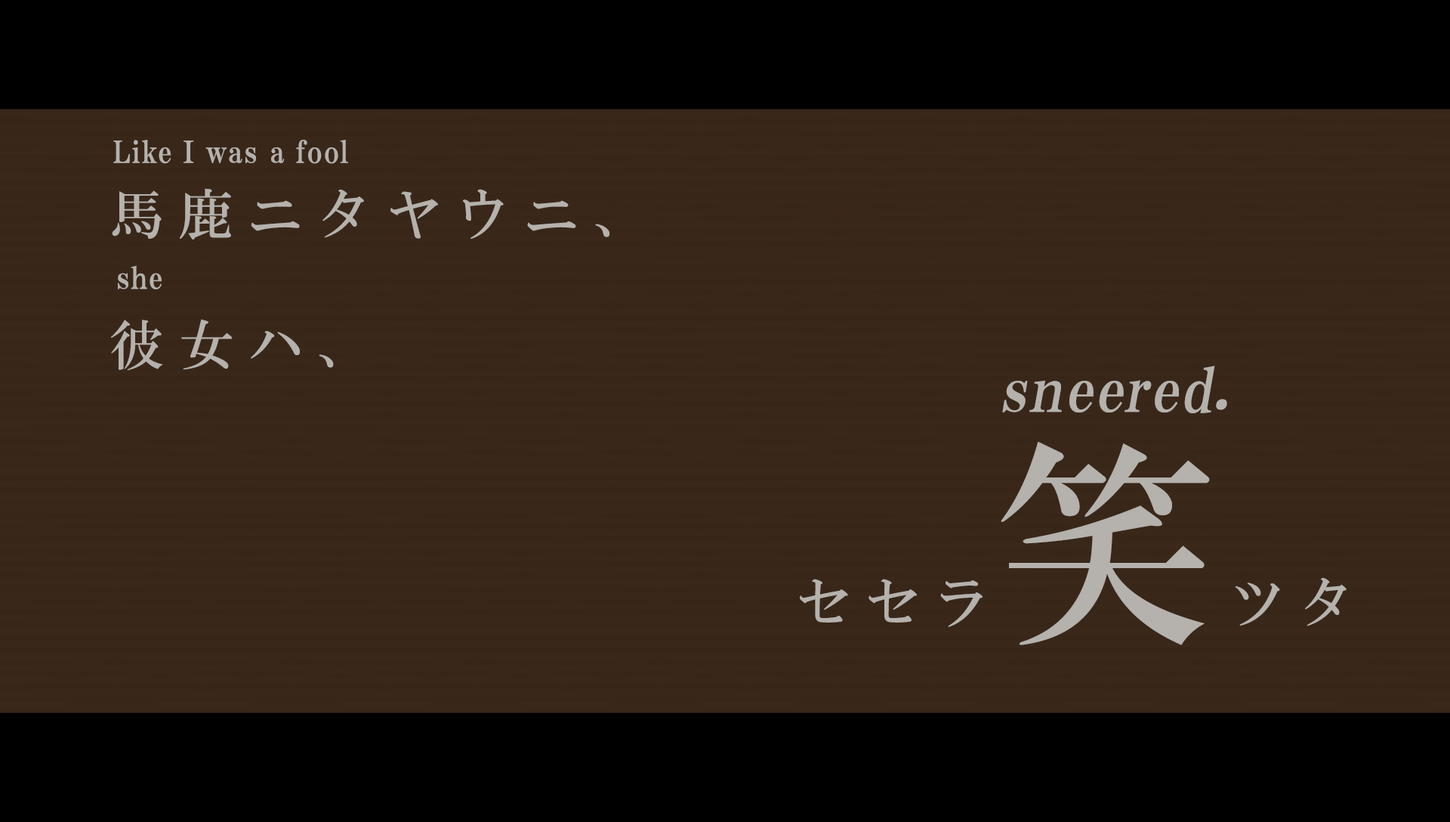
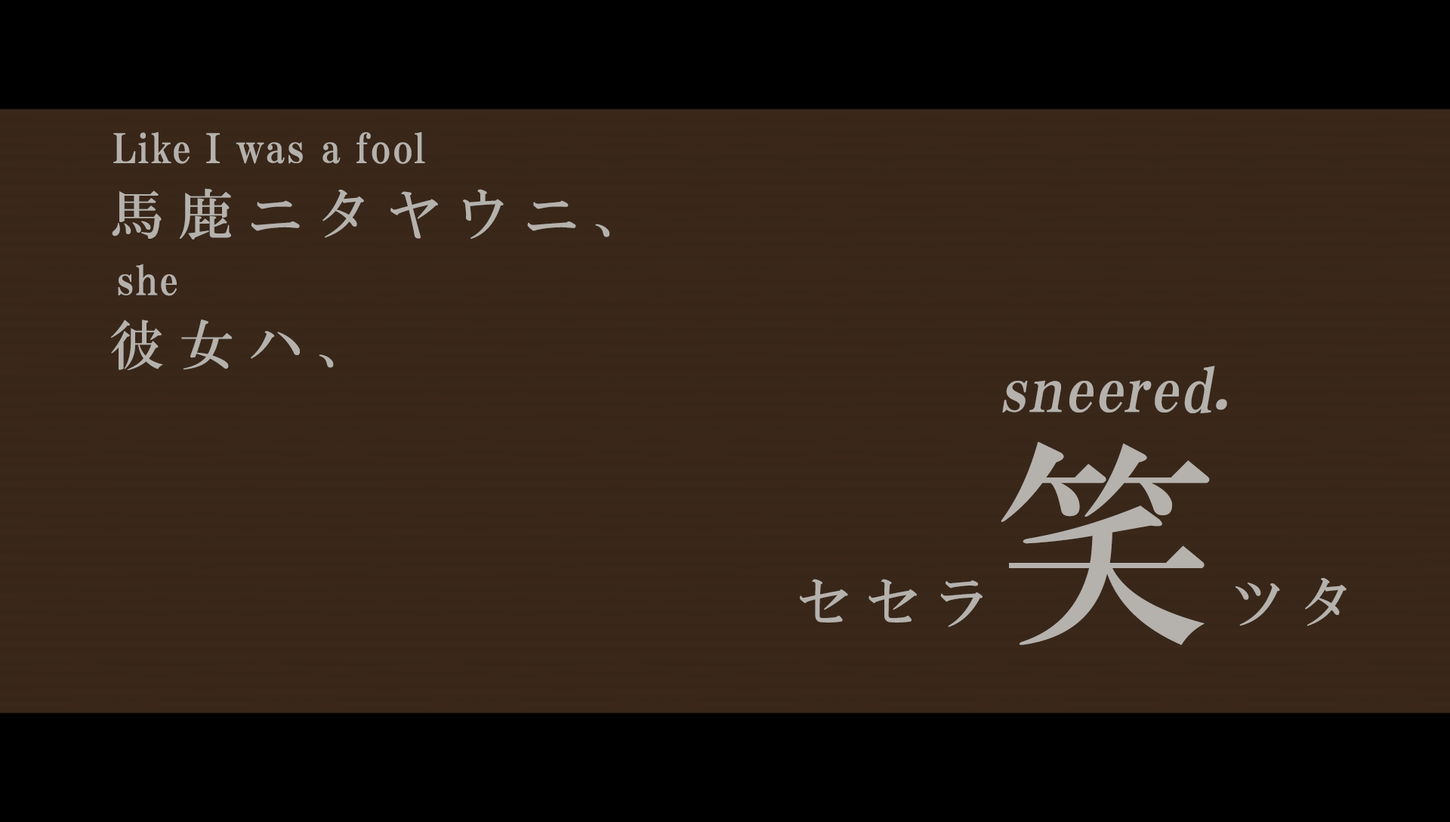
Before/after of a 1450×822 layered artwork. What changed in the layer stack:
painted on "she" over [117, 263, 177, 297]
painted on "Like I was a fool" over [113, 131, 426, 164]
